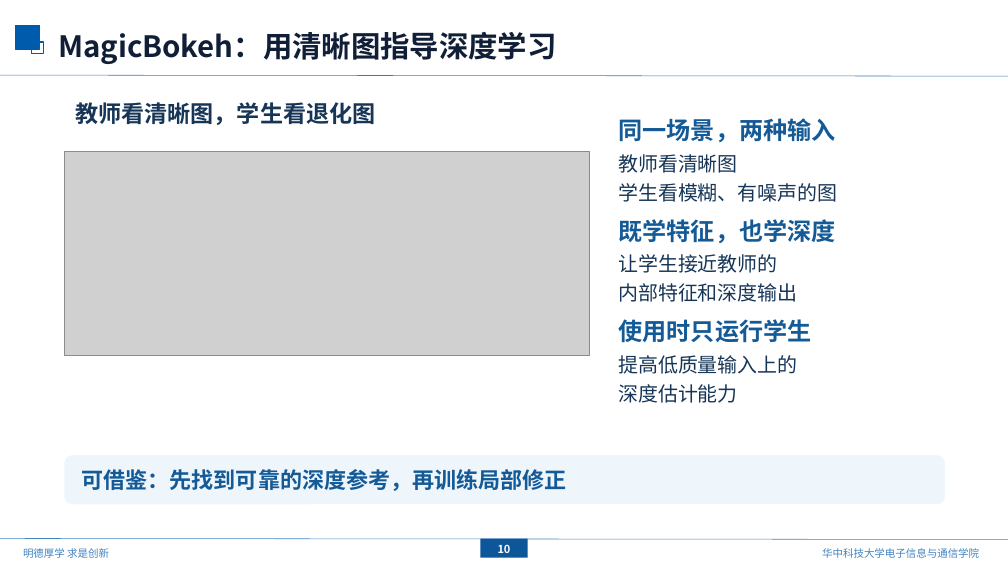
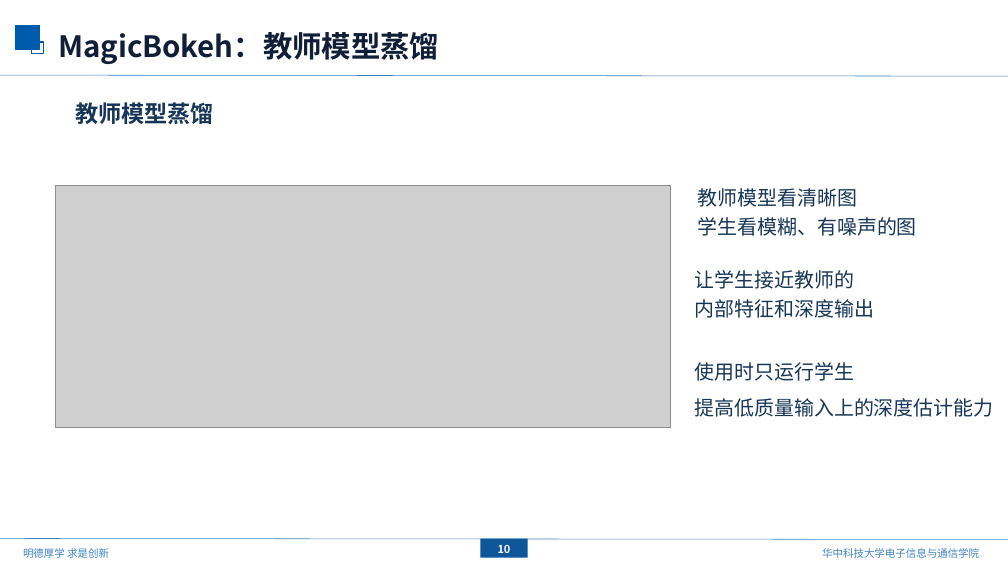
Before and after one commit to mengmcy1/OPPO-depth-guided-video-bokeh, a slide deck: slide 11 of 汇报/2026-10-16_基线更新与ATB分析/基线更新与ATB分析_1016.pptx. Drawn at 1008x567 pixels with LibreOffice and Linux fonts; fonts in the diff are those of the drawing; grey boxes stand for pictures; background and template pictures are left out. Boxes give left, top, right and bottom in pixels: in the first picture for what was removed or moved away, otherwise in the second. Text is boxed around its words. In the diff, an @@ line names an element or a change of style, - is before the commit and + after.

```diff
--- a/汇报/2026-10-16_基线更新与ATB分析/基线更新与ATB分析_1016.pptx
+++ b/汇报/2026-10-16_基线更新与ATB分析/基线更新与ATB分析_1016.pptx
@@ text at [58,32,439,64]: text changed @@
-MagicBokeh：用清晰图指导深度学习
+MagicBokeh：教师模型蒸馏
@@ text at [76,102,214,124]: text changed @@
-教师看清晰图，学生看退化图
+教师模型蒸馏
@@ text removed at [618,118,835,142] @@
-同一场景，两种输入
@@ picture: place and size @@
-picture at [64,151,590,355]
+picture at [55,186,671,427]
@@ text at [698,188,857,207]: text changed @@
-教师看清晰图
+教师模型看清晰图
@@ text "教师模型看清晰图": place and size @@
-text "教师模型看清晰图" at [618,154,837,202]
+text "教师模型看清晰图" at [698,188,917,236]
@@ text removed at [618,219,835,243] @@
-既学特征，也学深度
@@ text "让学生接近教师的": place and size @@
-text "让学生接近教师的" at [618,254,797,302]
+text "让学生接近教师的" at [695,270,874,318]
@@ text "使用时只运行学生": place and size @@
-text "使用时只运行学生" at [618,319,811,343]
+text "使用时只运行学生" at [695,362,854,381]
@@ text "使用时只运行学生" at [695,362,854,381]: size 23 to 19 pt, text colour #135A96 to #173657, bold off @@
@@ text at [695,398,994,417]: text changed @@
-提高低质量输入上的
-深度估计能力
+提高低质量输入上的深度估计能力
@@ rounded rectangle removed at [64,455,945,504] @@
@@ text removed at [82,469,567,491] @@
-可借鉴：先找到可靠的深度参考，再训练局部修正
```
Also in this commit, not shown: 5 other slides changed, 2 other files.
